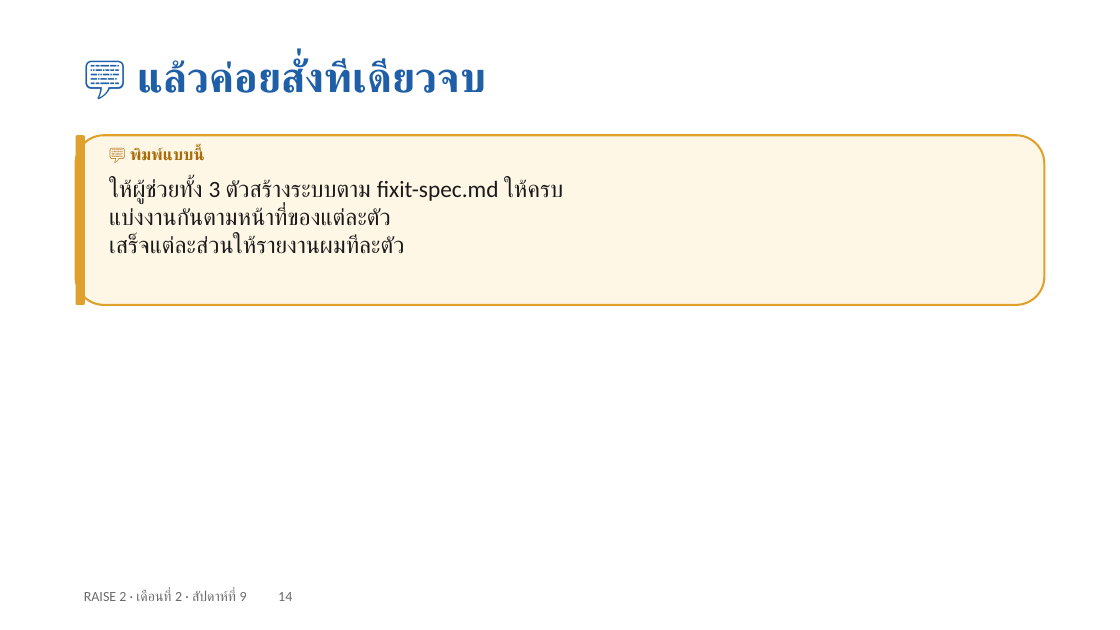
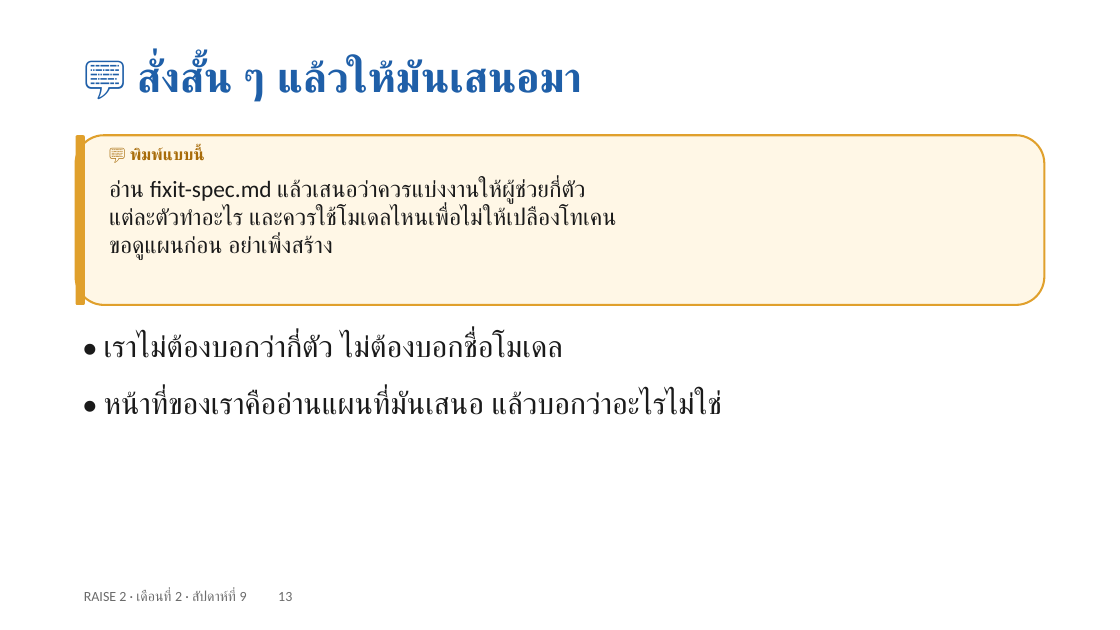
Before and after one commit to cnacha-mfu/raise2-module2, a slide deck: slide 13 of materials/week9/w9-slides.pptx (slide 14 before the commit). Drawn at 1120x630 pixels with LibreOffice and Linux fonts; fonts in the diff are those of the drawing. Boxes give left, top, right and bottom in pixels: in the first picture for what was removed or moved away, otherwise in the second. Text is boxed around its words. In the diff, an @@ line names an element or a change of style, - is before the commit and + after.

```diff
--- a/materials/week9/w9-slides.pptx
+++ b/materials/week9/w9-slides.pptx
@@ text at (137, 60, 583, 102): text changed @@
-💬 แล้วค่อยสั่งทีเดียวจบ
+💬 สั่งสั้น ๆ แล้วให้มันเสนอมา
@@ text at (109, 179, 616, 260): text changed @@
-ให้ผู้ช่วยทั้ง 3 ตัวสร้างระบบตาม fixit-spec.md ให้ครบ
-แบ่งงานกันตามหน้าที่ของแต่ละตัว
-เสร็จแต่ละส่วนให้รายงานผมทีละตัว
+อ่าน fixit-spec.md แล้วเสนอว่าควรแบ่งงานให้ผู้ช่วยกี่ตัว
+แต่ละตัวทำอะไร และควรใช้โมเดลไหนเพื่อไม่ให้เปลืองโทเคน
+ขอดูแผนก่อน อย่าเพิ่งสร้าง
@@ text added at (104, 334, 563, 358), 26 pt, text #1A1A1A @@
+• เราไม่ต้องบอกว่ากี่ตัว ไม่ต้องบอกชื่อโมเดล
@@ text added at (104, 390, 723, 415), 26 pt, text #1A1A1A @@
+• หน้าที่ของเราคืออ่านแผนที่มันเสนอ แล้วบอกว่าอะไรไม่ใช่
@@ text at (84, 590, 292, 601): text changed @@
-RAISE 2 · เดือนที่ 2 · สัปดาห์ที่ 9 14
+RAISE 2 · เดือนที่ 2 · สัปดาห์ที่ 9 13
```
Also in this commit, not shown: 2 other slides changed, 1 slide added, 1 slide removed, 5 other files.
